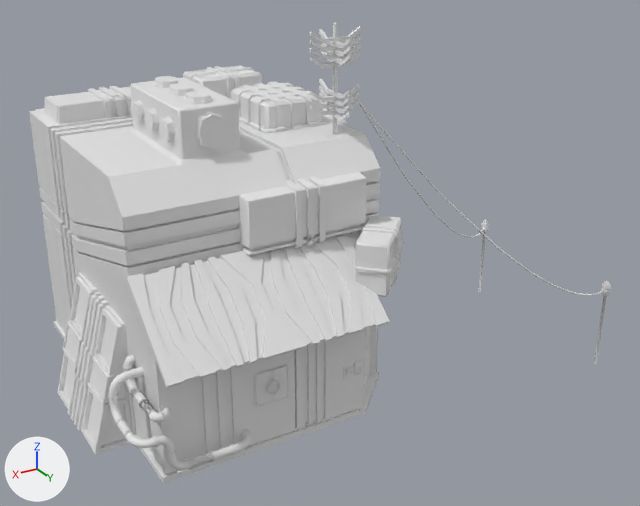
The FBX model Dekus Assets/Revised Push 1/John/House Prefab.fbx: old version first, new version second.
The view is the same before and after, from a 50 mm camera at (9.0, 4.6, 14.8) aimed at (-5.5, -19.6, 2.8). The axes (+X, +Y, +Z) are drawn at lower left. The lights are the same throughout. Where no turn or scale is listed for an object, it has been applied to the vertices. Vertices at the same position are counted once.

Objects in the first picture: 'Antenna', 'Cube', 'Cube_3', 'House_Base', 'House_Base_3', 'Keypad_1', 'L_Pipe_1', 'L_Pipe_2', 'L_Pipe_4', 'Modular_House_Piece_3_2', 'Modular_House_Piece_3_4', 'Modular_Mechanical_Door_1', 'Modular_house_piece_2', 'Modular_house_piece_2_2', 'Roof_Tile', 'Small_L_Pipe_1', 'Straight_Pipe', 'Wall_Hatch', 'Wire_1', 'modular_house_piece_4_1'.
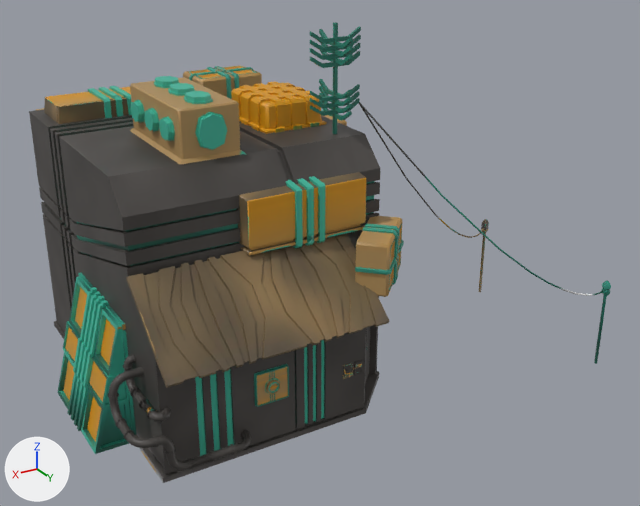
The change, as a diff of the scene's bpy script:
```diff
--- a/Dekus Assets/Revised Push 1/John/House Prefab.fbx.py
+++ b/Dekus Assets/Revised Push 1/John/House Prefab.fbx.py
@@ mat_house @@
+mat_house = bpy.data.materials.new('house')
+# uses the picture img_modular_house_t_jpg
@@ me_mesh_015 @@
 me_mesh_015.from_pydata(...)  # 312 vertices, 300 faces; spans x -0.333..0.33, y -0.383..0.383, z -0.158..0.155
+me_mesh_015.materials.append(mat_house)
@@ me_mesh_018 @@
 me_mesh_018.from_pydata(...)  # 312 vertices, 300 faces; spans x -0.655..0.39, y -0.151..0.151, z -0.329..0.322
+me_mesh_018.materials.append(mat_house)
@@ me_mesh_014 @@
 me_mesh_014.from_pydata(...)  # 312 vertices, 300 faces; spans x -0.331..0.331, y -0.151..0.151, z -0.383..0.383
+me_mesh_014.materials.append(mat_house)
@@ me_mesh_008 @@
 me_mesh_008.from_pydata(...)  # 416 vertices, 462 faces; spans x -1.22..1.19, y -1.19..1.22, z -0.89..0.89
+me_mesh_008.materials.append(mat_house)
@@ me_mesh_025 @@
 me_mesh_025.from_pydata(...)  # 120 vertices, 108 faces; spans x 0.0..0.661, y -0.151..0.151, z -0.003..0.302
+me_mesh_025.materials.append(mat_house)
@@ me_mesh_009 @@
 me_mesh_009.from_pydata(...)  # 90 vertices, 90 faces; spans x -8.22..0.04, y -3.02..0.04, z -7.07..0.0
+me_mesh_009.materials.append(mat_house)
@@ me_mesh_043 @@
 me_mesh_043.from_pydata(...)  # 199 vertices, 209 faces; spans x -2.03..2.03, y -0.82..1.06, z -0.64..0.08
+me_mesh_043.materials.append(mat_house)
@@ me_mesh_022 @@
 me_mesh_022.from_pydata(...)  # 766 vertices, 775 faces; spans x -2.07..0.1, y -4.14..0.07, z -0.02..1.67
+me_mesh_022.materials.append(mat_house)
@@ me_mesh_002 @@
 me_mesh_002.from_pydata(...)  # 420 vertices, 413 faces; spans x -1.15..1.15, y -1.43..1.43, z -0.56..0.52
+me_mesh_002.materials.append(mat_house)
@@ me_mesh_001 @@
 me_mesh_001.from_pydata(...)  # 369 vertices, 306 faces; spans x -0.141..0.137, y -0.045..0.022, z -0.16..0.269
+me_mesh_001.materials.append(mat_house)
@@ me_mesh @@
 # used by ob_house_base; location = (-1.79, -21.55, 3.37); rotation_euler = (1.571, 0.0, 0.0), in degrees (90, 0, 0); scale = (0.01, 0.01, 0.01)
-me_mesh.from_pydata(...)  # 1324 vertices, 1332 faces; spans x -536.0..416.0, y -407.0..408.0, z -667.0..416.0
+me_mesh.from_pydata(...)  # 1313 vertices, 1324 faces; spans x -536.0..416.0, y -407.0..408.0, z -667.0..416.0
+# me_mesh part 1
+# 13 vertices are removed from x -10.0..207.0, y 404.0..407.0, z -409.0..-402.0
+# 17 faces are deleted
+# 2 vertices are added at (0.0, 406.0, -406.0), (203.0, 406.0, -405.0)
+# 9 new faces join them
+# me_mesh part 2: 1315 faces spanning x -536.0..416.0, y -407.0..408.0, z -667.0..416.0 switch from no material to mat_house
@@ me_mesh_010 @@
 me_mesh_010.from_pydata(...)  # 44 vertices, 46 faces; spans x -43.34..-43.07, y 4.92..5.2, z -26.36..-23.09
+me_mesh_010.materials.append(mat_house)
@@ me_mesh_019 @@
 me_mesh_019.from_pydata(...)  # 288 vertices, 276 faces; spans x -0.16..0.165, y -0.151..0.151, z -0.173..0.17
+me_mesh_019.materials.append(mat_house)
@@ me_mesh_037 @@
 me_mesh_037.from_pydata(...)  # 199 vertices, 209 faces; spans x -2.03..2.03, y -0.64..0.08, z -1.06..0.82
+me_mesh_037.materials.append(mat_house)
@@ me_mesh_034 @@
 me_mesh_034.from_pydata(...)  # 336 vertices, 334 faces; spans x -3.43..3.43, y -1.29..1.29, z -1.1..1.1
+me_mesh_034.materials.append(mat_house)
@@ me_mesh_041 @@
 me_mesh_041.from_pydata(...)  # 766 vertices, 775 faces; spans x -4.14..0.07, y -1.67..0.02, z -0.1..2.07
+me_mesh_041.materials.append(mat_house)
@@ me_mesh_035 @@
 me_mesh_035.from_pydata(...)  # 489 vertices, 475 faces; spans x -0.543..0.543, y -0.104..0.079, z -0.543..0.543
+me_mesh_035.materials.append(mat_house)
@@ me_mesh_021 @@
 me_mesh_021.from_pydata(...)  # 160 vertices, 140 faces; spans x -0.76..1.11, y -0.62..1.24, z -0.78..2.15
+me_mesh_021.materials.append(mat_house)
@@ me_mesh_012 @@
 me_mesh_012.from_pydata(...)  # 416 vertices, 462 faces; spans x -1.25..1.25, y -0.89..0.89, z -0.45..0.58
+me_mesh_012.materials.append(mat_house)
@@ me_mesh_023 @@
 me_mesh_023.from_pydata(...)  # 296 vertices, 294 faces; spans x -0.85..0.85, y -0.85..0.85, z -1.74..1.74
+me_mesh_023.materials.append(mat_house)
@@ me_mesh_027 @@
 me_mesh_027.from_pydata(...)  # 295 vertices, 278 faces; spans x -0.14..1.21, y -2.02..2.05, z -1.98..2.16
+me_mesh_027.materials.append(mat_house)
```

Boxes (x1, y1, x2, y2) around the edits, measured in the pictures (640 x 506 px):
'Roof_Tile', recoloured (white to brown)
    both: (126, 234, 390, 388)
'modular_house_piece_4_1', recoloured (grey to green)
    both: (57, 273, 136, 454)
'Modular_House_Piece_3_2', recoloured (grey to brown)
    both: (237, 172, 366, 256)
'House_Base_3', recoloured (white to brown)
    both: (130, 76, 247, 164)
'Cube', recoloured (white to orange)
    both: (231, 82, 327, 134)
'Modular_house_piece_2', recoloured (grey to brown)
    both: (355, 216, 404, 297)
'Antenna', recoloured (grey to green)
    both: (310, 22, 361, 134)
'Modular_House_Piece_3_4', recoloured
    both: (44, 86, 132, 124)
'Modular_house_piece_2_2', recoloured
    both: (183, 65, 262, 99)
'Wall_Hatch', recoloured (grey to brown)
    both: (254, 364, 289, 407)
'Modular_Mechanical_Door_1', recoloured (grey to black)
    both: (362, 325, 379, 411)
'L_Pipe_4', recoloured (white to black)
    both: (108, 367, 144, 398)
'L_Pipe_2', recoloured (white to grey)
    both: (124, 431, 158, 448)
'Wire_1', recoloured
    both: (359, 102, 484, 238)
'L_Pipe_1', recoloured (grey to black)
    both: (165, 452, 192, 470)
'Cube_3', recoloured
    both: (479, 219, 489, 292)
'Straight_Pipe', recoloured (grey to black)
    both: (210, 444, 235, 462)
'Small_L_Pipe_1', recoloured
    both: (123, 353, 135, 369)
'Keypad_1', recoloured
    both: (354, 360, 363, 375)
part 1 of me_mesh, cut back
    both: (64, 131, 288, 218)
part 2 of me_mesh, recoloured
    both: (29, 109, 380, 483)
